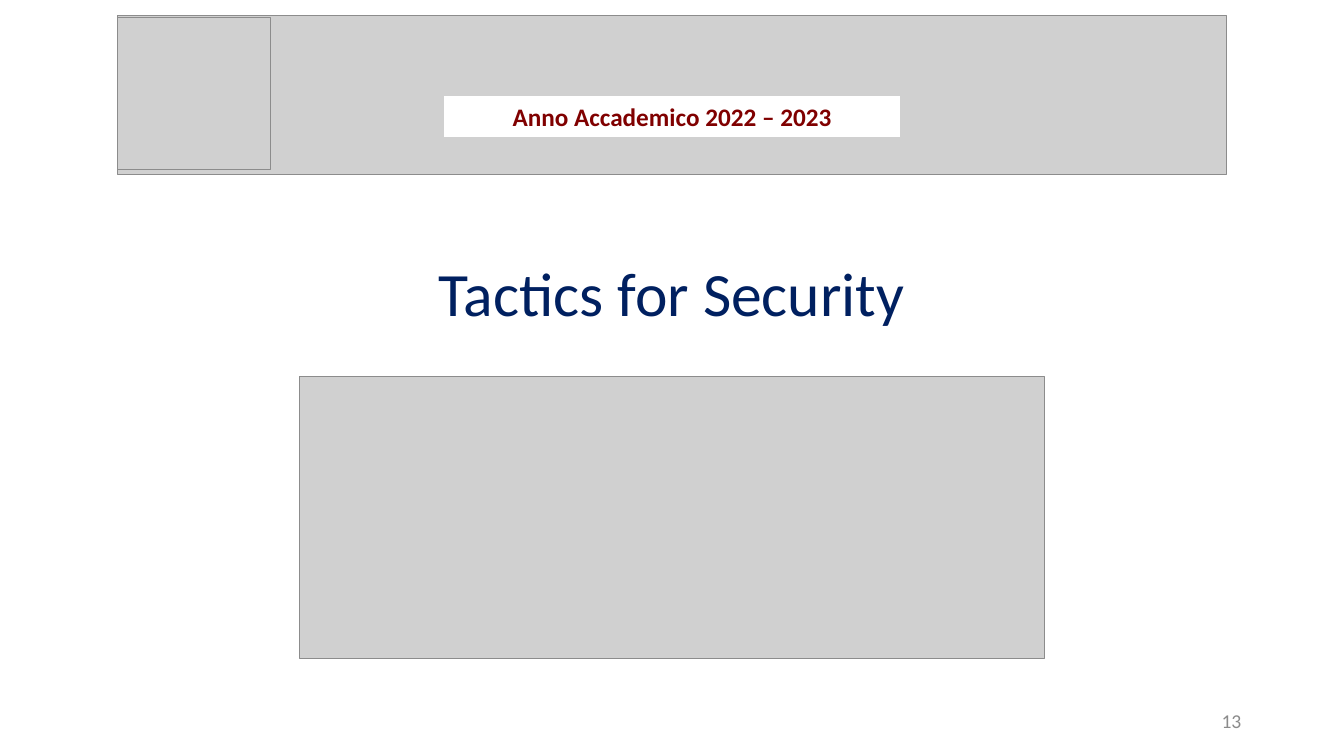
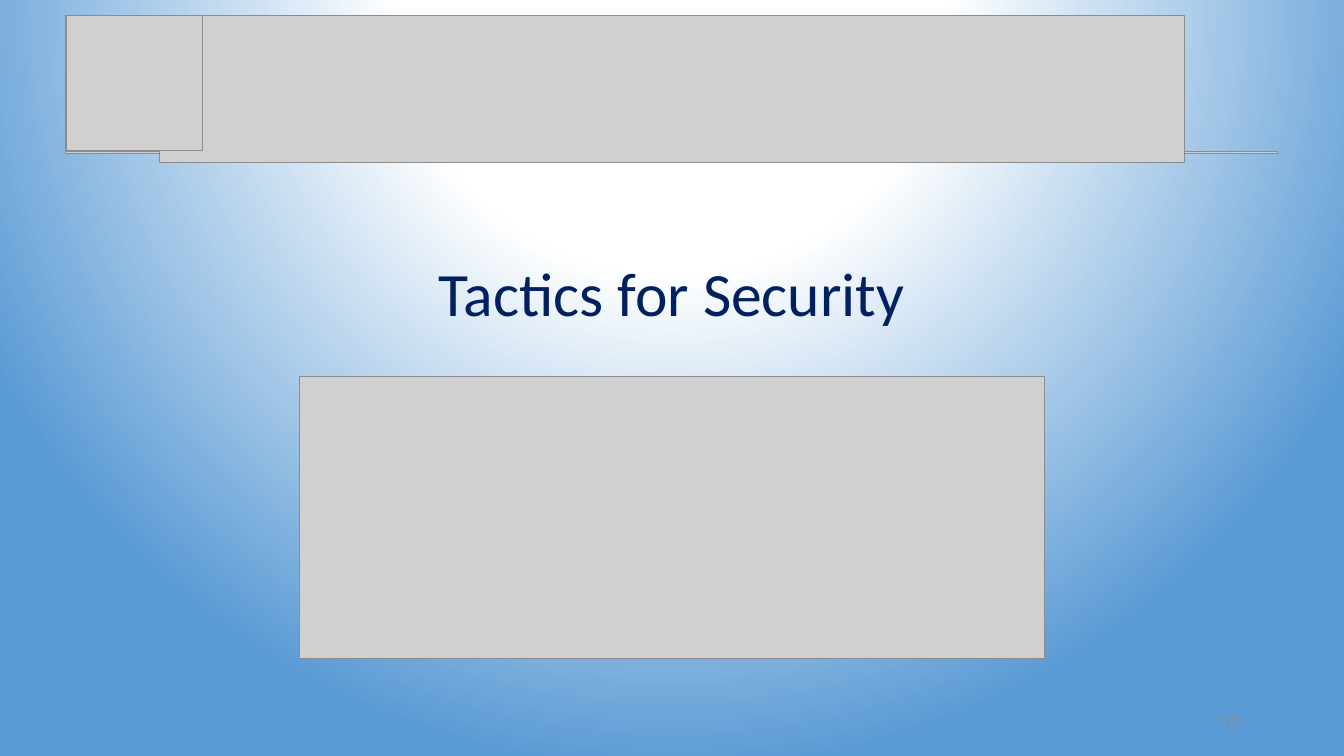
Before and after one commit to Wonderjack996/unimib-software-architecture, a slide deck: slide 12 of Approfondimento - Security/Presentazione - Savazzi - Alex.pptx (slide 13 before the commit). Drawn at 1344x756 pixels with LibreOffice and Linux fonts; fonts in the diff are those of the drawing; grey boxes stand for pictures. Boxes give left, top, right and bottom in pixels: in the first picture for what was removed or moved away, otherwise in the second. Text is boxed around its words. In the diff, an @@ line names an element or a change of style, - is before the commit and + after.

Commit message:
Sistemato layout presentazione. Manco solo parte Andrea

```diff
--- a/Approfondimento - Security/Presentazione - Savazzi - Alex.pptx
+++ b/Approfondimento - Security/Presentazione - Savazzi - Alex.pptx
@@ background #FFFFFF to gradient #FFFFFF to #5B9BD5 @@
@@ picture added at bbox=[66, 15, 203, 150] @@
@@ picture removed at bbox=[118, 18, 271, 169] @@
@@ picture: place and size @@
-picture at bbox=[118, 15, 1227, 174]
+picture at bbox=[159, 16, 1184, 162]
@@ rectangle removed at bbox=[445, 96, 900, 136] @@
-Anno Accademico 2022 – 2023
@@ picture added at bbox=[66, 151, 1277, 153] @@
@@ page number removed at bbox=[1222, 715, 1242, 728] @@
-13
```
Also in this commit, not shown: 24 other slides changed, 1 slide added, 1 slide removed, 6 other files.
